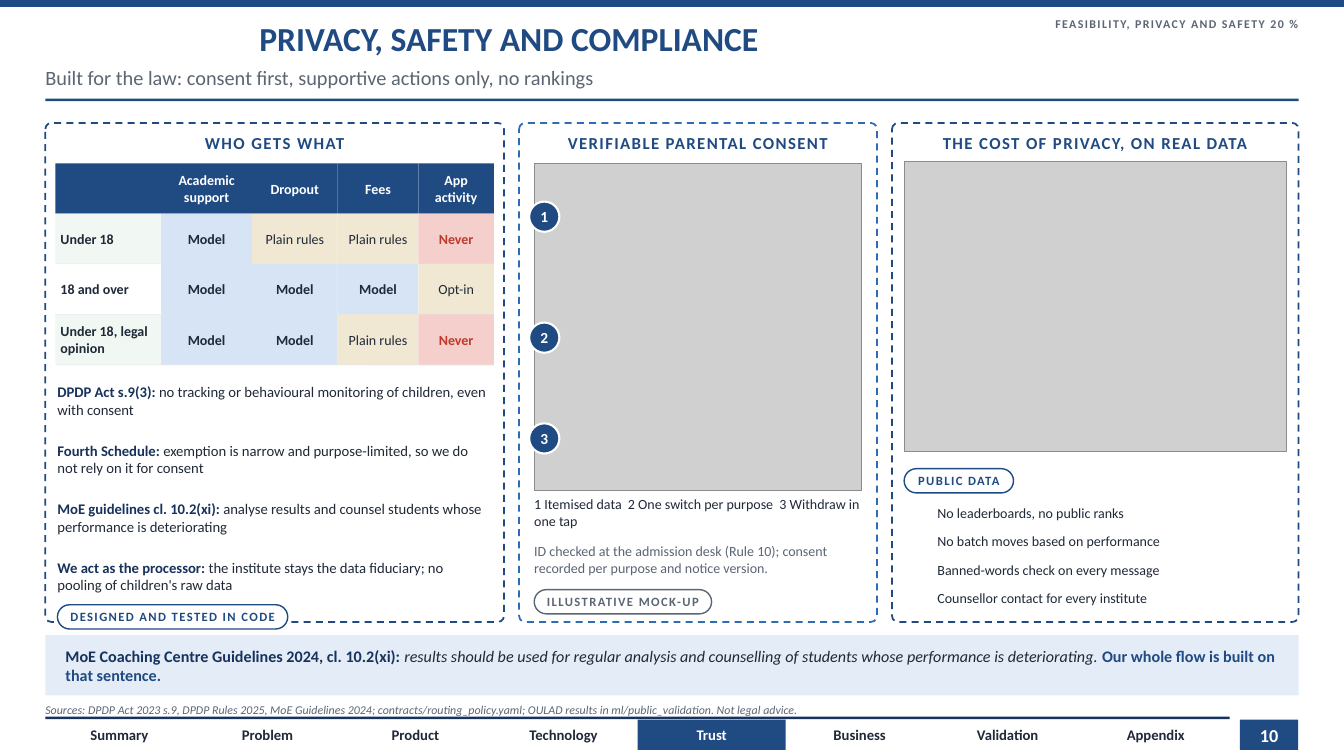
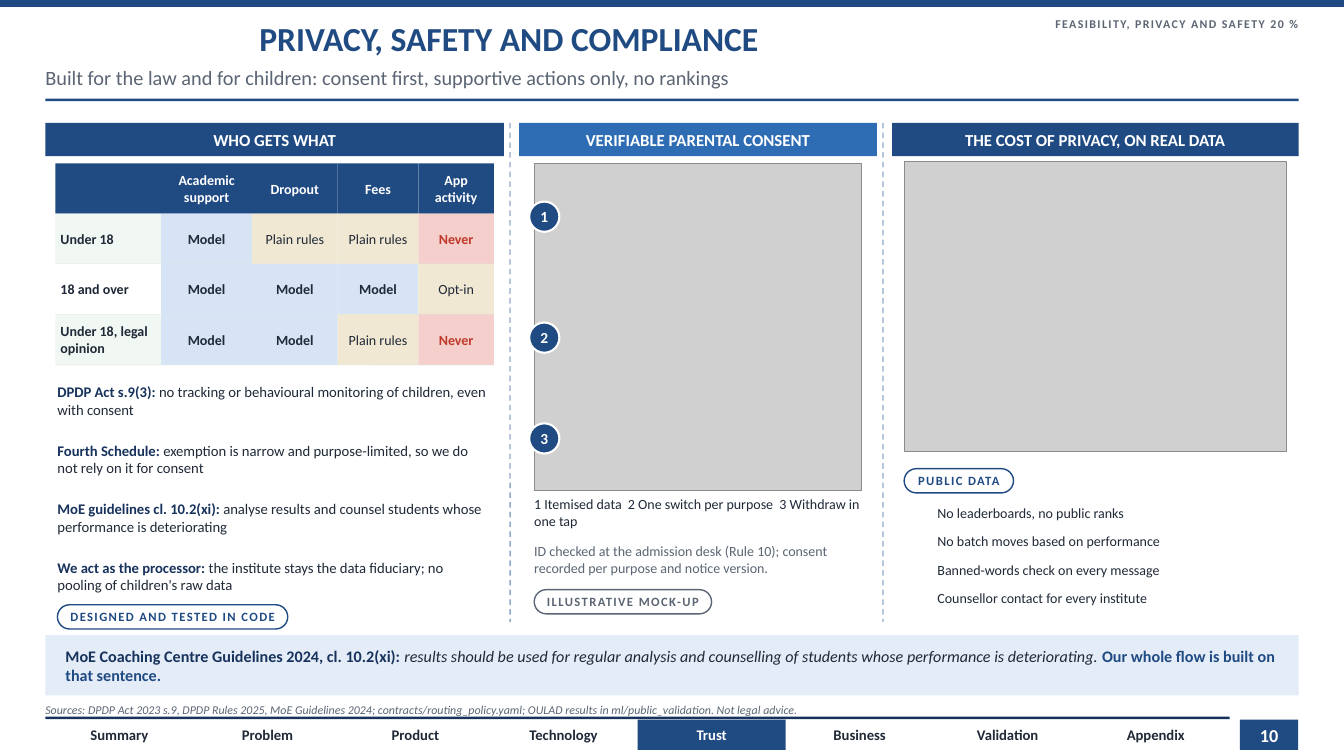
Before and after one commit to AdityaKuranjekar/institute-intelligence-platform, a slide deck: slide 10 of slides/AlphaQ_CaseB_Round1.pptx. Drawn at 1344x756 pixels with LibreOffice and Linux fonts; fonts in the diff are those of the drawing; grey boxes stand for pictures; background and template pictures are left out. Boxes give left, top, right and bottom in pixels: in the first picture for what was removed or moved away, otherwise in the second. Text is boxed around its words. In the diff, an @@ line names an element or a change of style, - is before the commit and + after.

```diff
--- a/slides/AlphaQ_CaseB_Round1.pptx
+++ b/slides/AlphaQ_CaseB_Round1.pptx
@@ text at box(45, 71, 728, 89): text changed @@
-Built for the law: consent first, supportive actions only, no rankings
+Built for the law and for children: consent first, supportive actions only, no rankings
@@ rounded rectangle removed at box(45, 123, 504, 622) @@
@@ rectangle added at box(45, 123, 504, 156), fill #1F4A82 @@
@@ line added from (510, 123) to (510, 622), #8FA9CC 1 pt dashed @@
@@ rounded rectangle removed at box(519, 123, 877, 622) @@
@@ rectangle added at box(519, 123, 877, 156), fill #2E6DB4 @@
@@ text colour #1F4A82 to #FFFFFF, letter spacing 1 to 0 pt in 3 elements at box(213, 135, 336, 146), box(965, 135, 1225, 148), box(586, 135, 810, 146) @@
@@ line added from (883, 123) to (883, 622), #8FA9CC 1 pt dashed @@
@@ rounded rectangle removed at box(892, 123, 1299, 622) @@
@@ rectangle added at box(892, 123, 1299, 156), fill #1F4A82 @@
```
Also in this commit, not shown: 15 other slides changed, 1 slide added, 26 other files.
